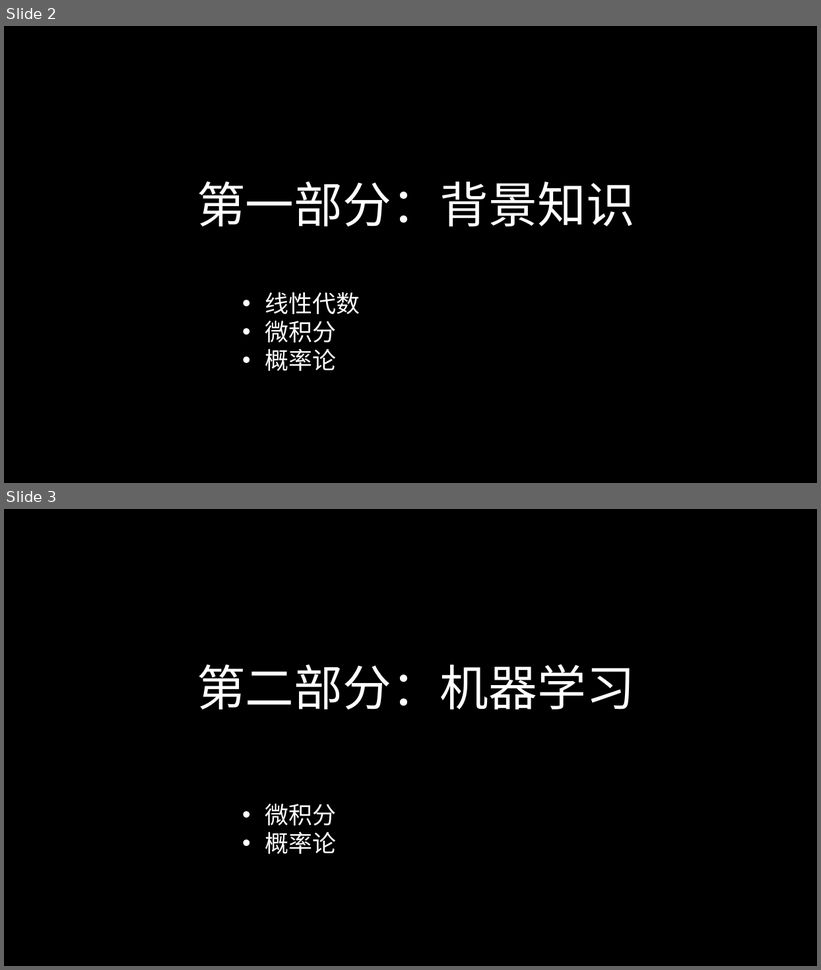
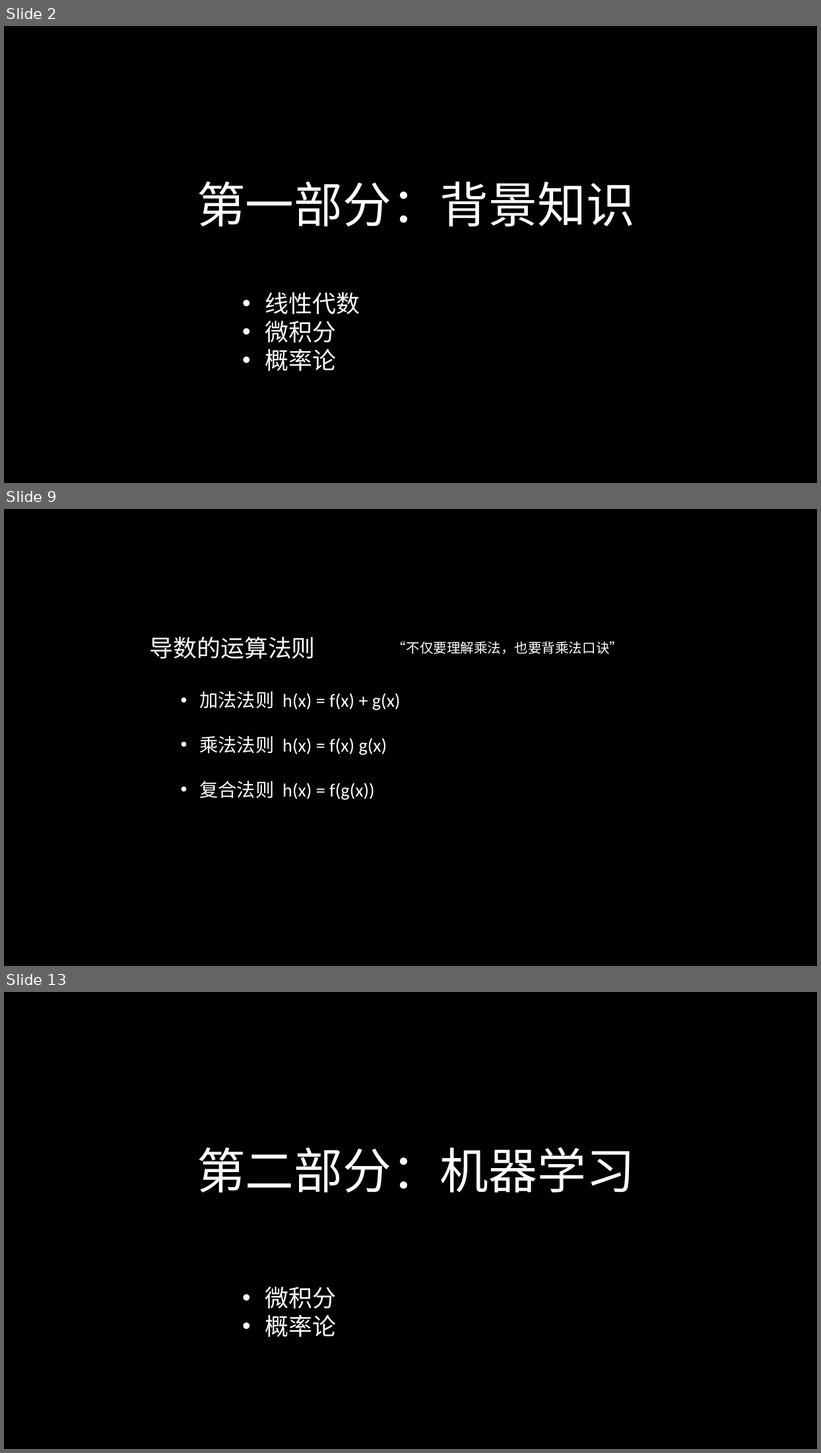
Before and after one commit to hku/training_tutorials, a slide deck: fuzhou_telecom/ppt/fuzhou.pptx. Shown one above the other, each under a label of ours: slides 2 and 3 before the commit, slides 2, 9 and 13 after it; the slides between them are not shown. The pictures are 821x970 and 821x1453 pixels, drawn with LibreOffice and Linux fonts; fonts in the diff are those of the drawing; background and template pictures are left out. Boxes give left, top, right and bottom in pixels: in the first picture for what was removed or moved away, otherwise in the second. Text is boxed around its words. In the diff, an @@ line names an element or a change of style, - is before the commit and + after.

```diff
--- a/fuzhou_telecom/ppt/fuzhou.pptx
+++ b/fuzhou_telecom/ppt/fuzhou.pptx
@@ slide 9 added at [4, 509, 817, 966], background picture (left out) @@
@@ text added at [149, 636, 316, 659], 56 pt, text #FFFFFF @@
+导数的运算法则
@@ text added at [393, 641, 623, 654], 32 pt, text #FFFFFF @@
+“不仅要理解乘法，也要背乘法口诀”
@@ text added at [200, 691, 401, 800], 44 pt, text #FFFFFF @@
+• 加法法则 h(x) = f(x) + g(x)
+• 乘法法则 h(x) = f(x) g(x)
+• 复合法则 h(x) = f(g(x))
@@ what was slide 3 is now slide 13 @@
```
Also in this commit, not shown: 9 other slides added, 5 other files.
